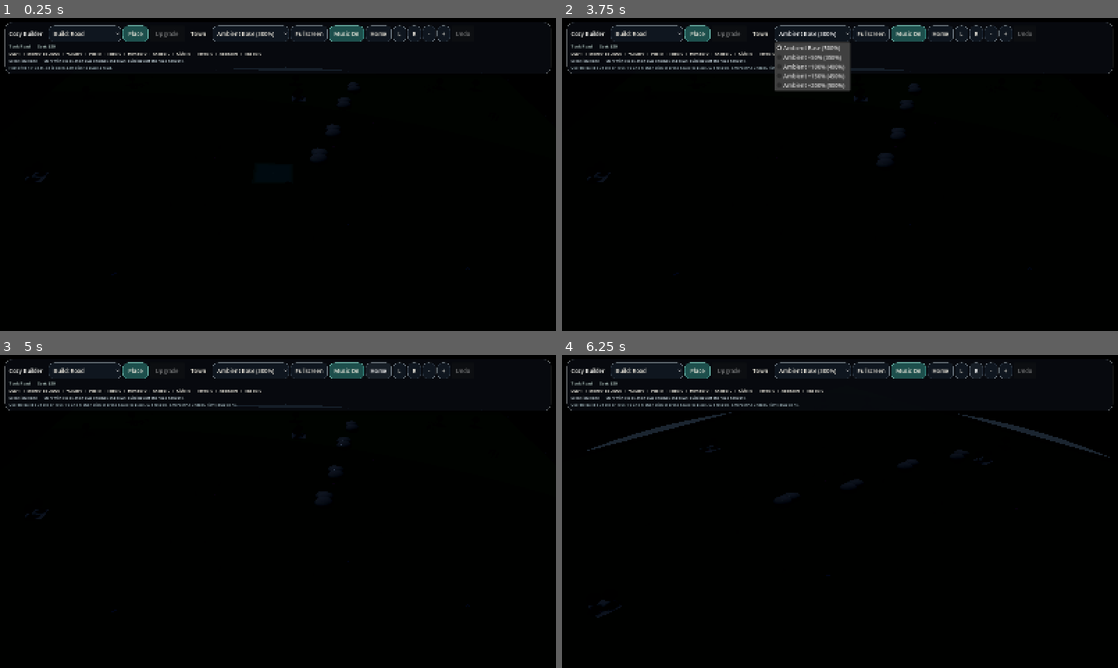
Above: before the commit, frames 1-4 (two rows, left to right).
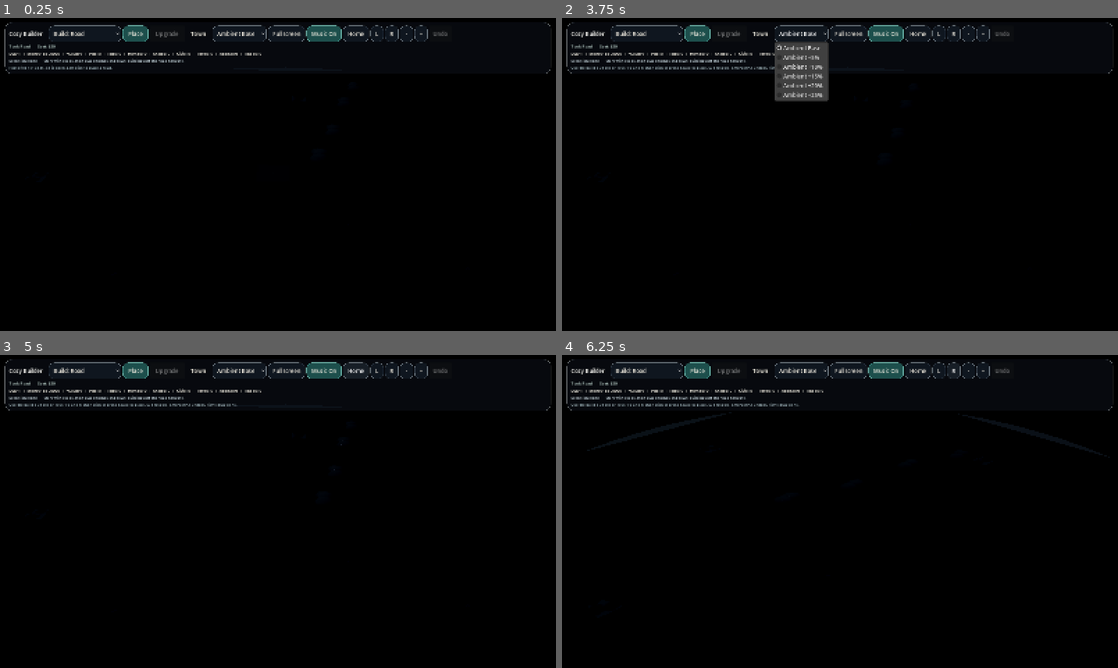
Above: after the commit, the same moments.

Repository: johnswaffles/my-backend-api
Game: Godot game, scene res://scenes/main_scene.tscn
Same seed, same stepped clock (60 frames per second), same inputs: the game is played once before the commit and once after it.
Inputs (mouse positions are in pixels of both pictures, inside the frame that each line leads up to):
- Up to frame 1 (0.25 s): no input
- Up to frame 2 (3.75 s): click (801, 33) at 0.5 s, where only the run after the commit has a clickable "Ambient Base"; click "Build: Road" at 1.25 s; click "Place" at 2 s; click "Town" at 2.75 s; click (812, 33) at 3.5 s, where only the run before the commit has a clickable "Ambient Base (300%)"
- Up to frame 3 (5 s): click "Home" at 4.25 s
- Up to frame 4 (6.25 s): click "L" at 5 s; click "R" at 5.75 s

The runs differ from the first frame. In frame 1, 0.9% of the frame differs, in the area x 46-85%, y 2-8%; in frame 2, 2.0%, in the area x 38-85%, y 2-27%; in frame 3, 0.8%; in frame 4, 1.4%.

Commit message:
Remove global haze from night lighting

Diff:
--- a/cozy-builder-godot/scenes/Main.tscn
+++ b/cozy-builder-godot/scenes/Main.tscn
@@ -3,10 +3,10 @@
 [ext_resource type="Script" path="res://scripts/main.gd" id="1"]
 
 [sub_resource type="ProceduralSkyMaterial" id="1"]
-sky_top_color = Color(0.0196078, 0.027451, 0.0431373, 1)
-sky_horizon_color = Color(0.0509804, 0.0588235, 0.0784314, 1)
-ground_bottom_color = Color(0.00784314, 0.0117647, 0.0196078, 1)
-ground_horizon_color = Color(0.027451, 0.0313726, 0.0431373, 1)
+sky_top_color = Color(0.016, 0.022, 0.034, 1)
+sky_horizon_color = Color(0.03, 0.035, 0.05, 1)
+ground_bottom_color = Color(0.006, 0.01, 0.016, 1)
+ground_horizon_color = Color(0.018, 0.024, 0.036, 1)
 sun_angle_max = 6.0
 sun_curve = 0.12
 
@@ -17,8 +17,8 @@
 background_mode = 2
 sky = SubResource("2")
 ambient_light_source = 3
-ambient_light_color = Color(0.133333, 0.156863, 0.196078, 1)
-ambient_light_energy = 0.012
+ambient_light_color = Color(0.016, 0.022, 0.034, 1)
+ambient_light_energy = 0.01
 reflected_light_source = 1
 tonemap_mode = 2
 glow_enabled = true
@@ -41,13 +41,13 @@
 
 [node name="Sun" type="DirectionalLight3D" parent="."]
 rotation_degrees = Vector3(-52, 20, 0)
-light_color = Color(0.572549, 0.666667, 0.823529, 1)
+light_color = Color(0.56, 0.64, 0.8, 1)
 light_energy = 0.018
 shadow_enabled = true
 
 [node name="FillLight" type="DirectionalLight3D" parent="."]
 rotation_degrees = Vector3(-18, -124, 0)
-light_color = Color(0.172549, 0.2, 0.313726, 1)
+light_color = Color(0.15, 0.18, 0.28, 1)
 light_energy = 0.004
 shadow_enabled = false
 
--- a/cozy-builder-godot/scenes/lighting_controller.tscn
+++ b/cozy-builder-godot/scenes/lighting_controller.tscn
@@ -3,10 +3,10 @@
 [ext_resource type="Script" path="res://scripts/lighting_controller.gd" id="1"]
 
 [sub_resource type="ProceduralSkyMaterial" id="1"]
-sky_top_color = Color(0.0196078, 0.027451, 0.0431373, 1)
-sky_horizon_color = Color(0.0509804, 0.0588235, 0.0784314, 1)
-ground_bottom_color = Color(0.00784314, 0.0117647, 0.0196078, 1)
-ground_horizon_color = Color(0.027451, 0.0313726, 0.0431373, 1)
+sky_top_color = Color(0.016, 0.022, 0.034, 1)
+sky_horizon_color = Color(0.03, 0.035, 0.05, 1)
+ground_bottom_color = Color(0.006, 0.01, 0.016, 1)
+ground_horizon_color = Color(0.018, 0.024, 0.036, 1)
 sun_angle_max = 6.0
 sun_curve = 0.12
 
@@ -17,8 +17,8 @@
 background_mode = 2
 sky = SubResource("2")
 ambient_light_source = 3
-ambient_light_color = Color(0.133333, 0.156863, 0.196078, 1)
-ambient_light_energy = 0.012
+ambient_light_color = Color(0.016, 0.022, 0.034, 1)
+ambient_light_energy = 0.01
 reflected_light_source = 1
 tonemap_mode = 2
 glow_enabled = true
@@ -41,7 +41,7 @@
 
 [node name="Sun" type="DirectionalLight3D" parent="."]
 rotation_degrees = Vector3(-68, -32, 0)
-light_color = Color(0.572549, 0.666667, 0.823529, 1)
+light_color = Color(0.56, 0.64, 0.8, 1)
 light_energy = 0.018
 shadow_enabled = true
 directional_shadow_mode = 2
@@ -53,6 +53,6 @@
 
 [node name="FillLight" type="DirectionalLight3D" parent="."]
 rotation_degrees = Vector3(-18, 136, 0)
-light_color = Color(0.172549, 0.2, 0.313726, 1)
+light_color = Color(0.15, 0.18, 0.28, 1)
 light_energy = 0.004
 shadow_enabled = false
--- a/cozy-builder-godot/scripts/building_system.gd
+++ b/cozy-builder-godot/scripts/building_system.gd
@@ -109,11 +109,12 @@
 const SAVE_PATH := "user://cozy_builder_save.json"
 const MUSIC_STREAM_PATH := "res://assets/audio/Sunrise Over Tiny Blocks (2).mp3"
 const AMBIENT_LIGHT_PRESETS := [
-	{"label": "Ambient Base (300%)", "scale": 4.0},
-	{"label": "Ambient +50% (350%)", "scale": 4.5},
-	{"label": "Ambient +100% (400%)", "scale": 5.0},
-	{"label": "Ambient +150% (450%)", "scale": 5.5},
-	{"label": "Ambient +200% (500%)", "scale": 6.0},
+	{"label": "Ambient Base", "scale": 1.0},
+	{"label": "Ambient +5%", "scale": 1.05},
+	{"label": "Ambient +10%", "scale": 1.1},
+	{"label": "Ambient +15%", "scale": 1.15},
+	{"label": "Ambient +20%", "scale": 1.2},
+	{"label": "Ambient +25%", "scale": 1.25},
 ]
 const PROPERTY_FRONT_SETBACK := 1.0
 const PROPERTY_FRONT_SETBACK_BY_TOOL := {
@@ -261,7 +262,7 @@
 var _music_player: AudioStreamPlayer
 var _music_button: Button
 var _ambient_dropdown: OptionButton
-var _ambient_light_scale := 4.0
+var _ambient_light_scale := 1.0
 var _music_enabled := true
 
 
@@ -709,7 +710,7 @@
 
 
 func _set_ambient_light_scale(scale: float) -> void:
-	_ambient_light_scale = clampf(scale, 4.0, 6.0)
+	_ambient_light_scale = clampf(scale, 1.0, 1.25)
 	_update_day_night_visuals()
 	_refresh_tool_ui()
 
@@ -2464,7 +2465,7 @@
 	_day = int(data.get("day", 1))
 	_simulation_clock = float(data.get("clock", 0.0))
 	_build_tool = str(data.get("build_tool", BUILD_TOOL_ROAD))
-	_set_ambient_light_scale(maxf(4.0, float(data.get("ambient_light_scale", 4.0))))
+	_set_ambient_light_scale(maxf(1.0, float(data.get("ambient_light_scale", 1.0))))
 	var focus_data: Array = data.get("focus", [0.0, 0.0, 0.0])
 	if focus_data.size() == 3:
 		_target_focus = Vector3(float(focus_data[0]), float(focus_data[1]), float(focus_data[2]))
@@ -2521,7 +2522,7 @@
 	_day = 1
 	_simulation_clock = 0.0
 	_build_tool = BUILD_TOOL_ROAD
-	_set_ambient_light_scale(4.0)
+	_set_ambient_light_scale(1.0)
 	_variant_cycle.clear()
 	_loaded_save = false
 	_reset_camera_view()
@@ -3102,29 +3103,29 @@
 	var cycle := fmod(float(_day - 1) + _simulation_clock / 7.5, 6.0) / 6.0
 	var moon_wave := sin(cycle * TAU)
 	var night_strength: float = clampf(1.0 - town_strength * 0.1 + moon_wave * 0.01, 0.32, 1.0)
-	var sky_top: Color = Color(0.05, 0.06, 0.09).lerp(Color(0.06, 0.07, 0.1), town_strength * 0.18)
-	var sky_horizon: Color = Color(0.06, 0.06, 0.08).lerp(Color(0.12, 0.1, 0.09), town_strength * 0.12)
+	var sky_top: Color = Color(0.016, 0.022, 0.034).lerp(Color(0.022, 0.028, 0.042), town_strength * 0.02)
+	var sky_horizon: Color = Color(0.018, 0.024, 0.036).lerp(Color(0.03, 0.035, 0.05), town_strength * 0.016)
 	if world_environment and world_environment.environment:
 		var env: Environment = world_environment.environment
 		env.background_mode = Environment.BG_SKY
 		env.background_color = sky_top.lerp(sky_horizon, 0.05)
-		env.ambient_light_color = sky_top.lerp(Color(0.2, 0.24, 0.3), 0.04)
-		env.ambient_light_energy = (0.012 + town_strength * 0.002) * _ambient_light_scale
+		env.ambient_light_color = sky_top
+		env.ambient_light_energy = (0.010 + town_strength * 0.0015) * _ambient_light_scale
 		env.fog_enabled = false
 		env.fog_density = 0.0
 		env.glow_bloom = 0.0
 		env.glow_intensity = 0.0
 		env.adjustment_enabled = true
-		env.adjustment_brightness = 0.72 + maxf(0.0, _ambient_light_scale - 1.0) * 0.16
+		env.adjustment_brightness = 0.72
 		env.adjustment_contrast = 1.0 + night_strength * 0.02
 		env.adjustment_saturation = 0.96
 	if sun:
-		sun.light_color = Color(0.58, 0.66, 0.82).lerp(Color(0.68, 0.66, 0.7), town_strength * 0.04)
+		sun.light_color = Color(0.56, 0.64, 0.8).lerp(Color(0.64, 0.64, 0.68), town_strength * 0.03)
 		sun.light_energy = 0.018 + town_strength * 0.004
 		sun.rotation_degrees = Vector3(-62.0, -30.0, 0.0)
 		sun.shadow_blur = 1.05
 	if fill_light:
-		fill_light.light_color = Color(0.17, 0.2, 0.31).lerp(Color(0.35, 0.34, 0.36), town_strength * 0.03)
+		fill_light.light_color = Color(0.15, 0.18, 0.28).lerp(Color(0.28, 0.28, 0.3), town_strength * 0.02)
 		fill_light.light_energy = 0.004 + town_strength * 0.001
 
 	for band in _window_bands:
--- a/cozy-builder-godot/scripts/lighting_controller.gd
+++ b/cozy-builder-godot/scripts/lighting_controller.gd
@@ -10,29 +10,29 @@
 	var moon_wave := sin(cycle * TAU)
 	var town_strength: float = clampf(town_light_level, 0.0, 1.0)
 	var night_strength: float = clampf(1.0 - town_strength * 0.02 + moon_wave * 0.004, 0.55, 1.0)
-	var sky_top: Color = Color(0.018, 0.024, 0.039).lerp(Color(0.028, 0.034, 0.052), town_strength * 0.03)
-	var sky_horizon: Color = Color(0.02, 0.026, 0.042).lerp(Color(0.05, 0.055, 0.07), town_strength * 0.02)
+	var sky_top: Color = Color(0.016, 0.022, 0.034).lerp(Color(0.022, 0.028, 0.042), town_strength * 0.02)
+	var sky_horizon: Color = Color(0.018, 0.024, 0.036).lerp(Color(0.03, 0.035, 0.05), town_strength * 0.016)
 	if world_environment and world_environment.environment:
 		var env: Environment = world_environment.environment
 		env.background_mode = Environment.BG_SKY
 		env.background_color = sky_top.lerp(sky_horizon, 0.05)
-		env.ambient_light_color = sky_top.lerp(Color(0.2, 0.24, 0.3), 0.04)
-		env.ambient_light_energy = (0.012 + town_strength * 0.002) * ambient_light_scale
+		env.ambient_light_color = sky_top
+		env.ambient_light_energy = (0.010 + town_strength * 0.0015) * ambient_light_scale
 		env.fog_enabled = false
 		env.fog_density = 0.0
 		env.glow_bloom = 0.0
 		env.glow_intensity = 0.0
 		env.adjustment_enabled = true
-		env.adjustment_brightness = 0.72 + maxf(0.0, ambient_light_scale - 1.0) * 0.16
+		env.adjustment_brightness = 0.72
 		env.adjustment_contrast = 1.0 + night_strength * 0.02
 		env.adjustment_saturation = 0.96
 	if sun:
-		sun.light_color = Color(0.58, 0.66, 0.82).lerp(Color(0.68, 0.66, 0.7), town_strength * 0.04)
+		sun.light_color = Color(0.56, 0.64, 0.8).lerp(Color(0.64, 0.64, 0.68), town_strength * 0.03)
 		sun.light_energy = 0.018 + town_strength * 0.004
 		sun.rotation_degrees = Vector3(-62.0, -30.0, 0.0)
 		sun.shadow_blur = 1.05
 	if fill_light:
-		fill_light.light_color = Color(0.17, 0.2, 0.31).lerp(Color(0.35, 0.34, 0.36), town_strength * 0.03)
+		fill_light.light_color = Color(0.15, 0.18, 0.28).lerp(Color(0.28, 0.28, 0.3), town_strength * 0.02)
 		fill_light.light_energy = 0.004 + town_strength * 0.001
 	for band in window_bands:
 		if is_instance_valid(band):
--- a/cozy-builder-godot/scripts/main.gd
+++ b/cozy-builder-godot/scripts/main.gd
@@ -1619,15 +1619,15 @@
 func _update_day_night_visuals() -> void:
 	var cycle := fmod(float(_day - 1) + _simulation_clock / 7.5, 6.0) / 6.0
 	var sun_wave := sin(cycle * TAU)
-	var warm_strength: float = clampf(0.18 + sun_wave * 0.06, 0.08, 0.26)
-	var sky_top: Color = Color(0.02, 0.027, 0.043).lerp(Color(0.03, 0.035, 0.052), warm_strength * 0.4)
-	var sky_horizon: Color = Color(0.025, 0.031, 0.046).lerp(Color(0.05, 0.056, 0.07), warm_strength * 0.35)
+	var warm_strength: float = clampf(0.16 + sun_wave * 0.04, 0.08, 0.22)
+	var sky_top: Color = Color(0.016, 0.022, 0.034).lerp(Color(0.022, 0.028, 0.042), warm_strength * 0.25)
+	var sky_horizon: Color = Color(0.018, 0.024, 0.036).lerp(Color(0.03, 0.035, 0.05), warm_strength * 0.2)
 	if world_environment and world_environment.environment:
 		var env: Environment = world_environment.environment
 		env.background_mode = Environment.BG_SKY
 		env.background_color = sky_top.lerp(sky_horizon, 0.05)
-		env.ambient_light_color = sky_top.lerp(Color(0.2, 0.24, 0.3), 0.04)
-		env.ambient_light_energy = 0.012 + warm_strength * 0.004
+		env.ambient_light_color = sky_top
+		env.ambient_light_energy = 0.01 + warm_strength * 0.0015
 		env.fog_enabled = false
 		env.fog_light_color = sky_horizon
 		env.fog_light_energy = 0.0
@@ -1636,14 +1636,14 @@
 		env.glow_intensity = 0.0
 		env.adjustment_enabled = true
 		env.adjustment_brightness = 0.72
-		env.adjustment_contrast = 1.0
+		env.adjustment_contrast = 1.0 + warm_strength * 0.02
 		env.adjustment_saturation = 0.96
 	if sun:
-		sun.light_color = Color(0.58, 0.66, 0.82).lerp(Color(0.68, 0.66, 0.7), warm_strength * 0.12)
+		sun.light_color = Color(0.56, 0.64, 0.8).lerp(Color(0.64, 0.64, 0.68), warm_strength * 0.1)
 		sun.light_energy = 0.018 + warm_strength * 0.004
 		sun.rotation_degrees = Vector3(-62.0, -30.0, 0.0)
 	if fill_light:
-		fill_light.light_color = Color(0.17, 0.2, 0.31).lerp(Color(0.35, 0.34, 0.36), warm_strength * 0.08)
+		fill_light.light_color = Color(0.15, 0.18, 0.28).lerp(Color(0.28, 0.28, 0.3), warm_strength * 0.06)
 		fill_light.light_energy = 0.004 + warm_strength * 0.001
 
 	for band in _window_bands:
Not shown, changed: public/godot-playtest/index.html
Not shown, changed: public/godot-playtest/index.pck
